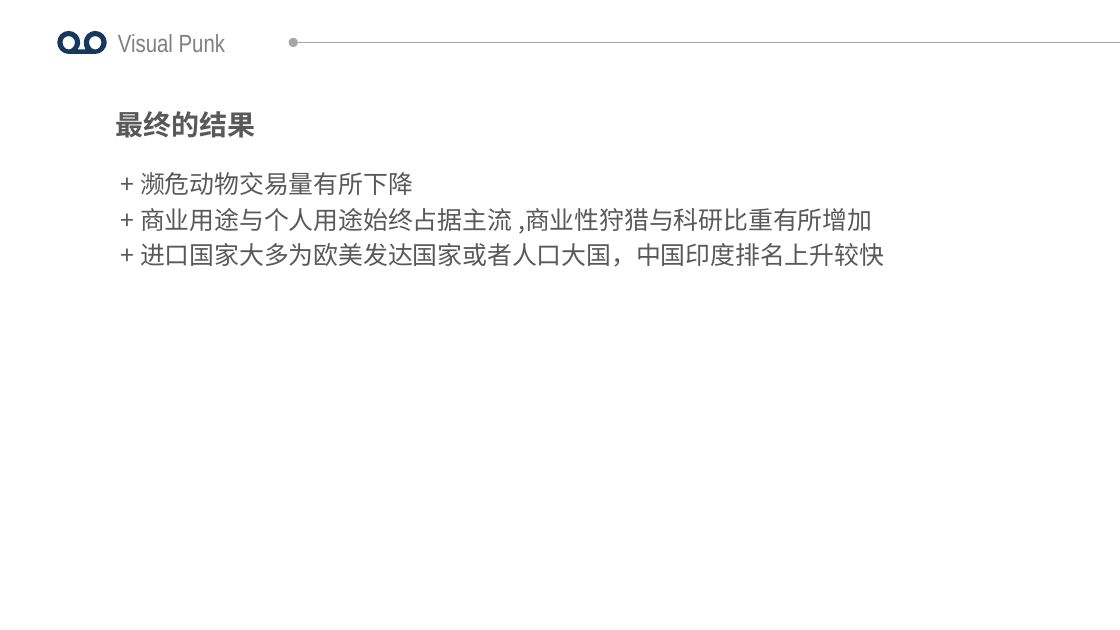
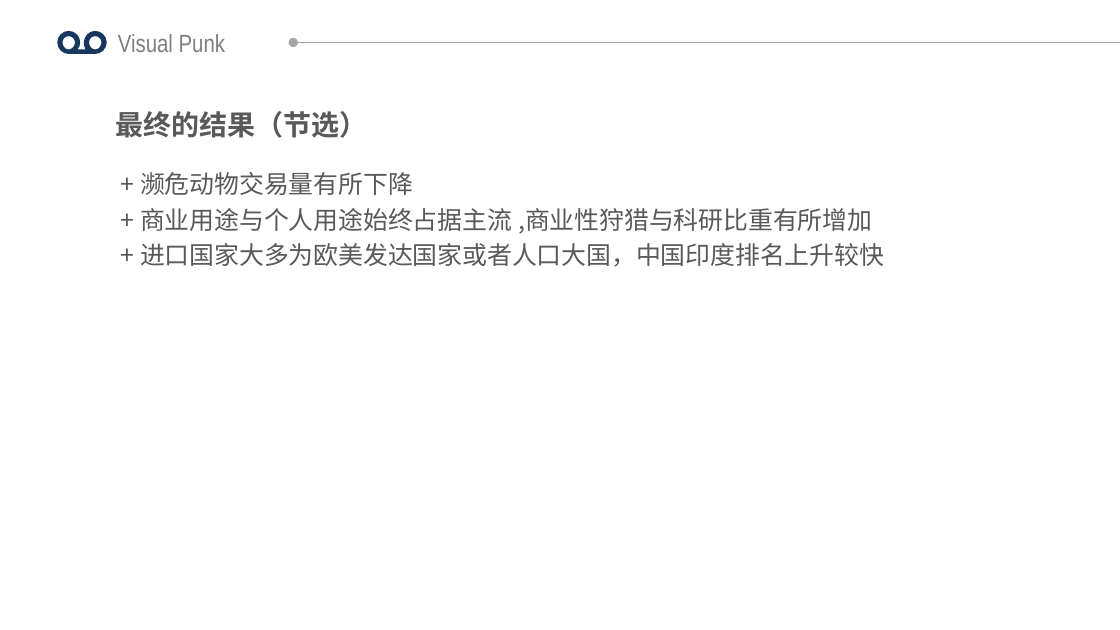
Before and after one commit to FontaineGuo/DataVisualization_LessonProject, a slide deck: slide 11 of Documents/PPT内容/visualPunk-ppt.pptx. Drawn at 1120x630 pixels with LibreOffice and Linux fonts; fonts in the diff are those of the drawing. Boxes give left, top, right and bottom in pixels: in the first picture for what was removed or moved away, otherwise in the second. Text is boxed around its words. In the diff, an @@ line names an element or a change of style, - is before the commit and + after.

```diff
--- a/Documents/PPT内容/visualPunk-ppt.pptx
+++ b/Documents/PPT内容/visualPunk-ppt.pptx
@@ text at <box>115,111,367,138</box>: text changed @@
-最终的结果
+最终的结果（节选）
```
Also in this commit, not shown: 1 other slide changed.
